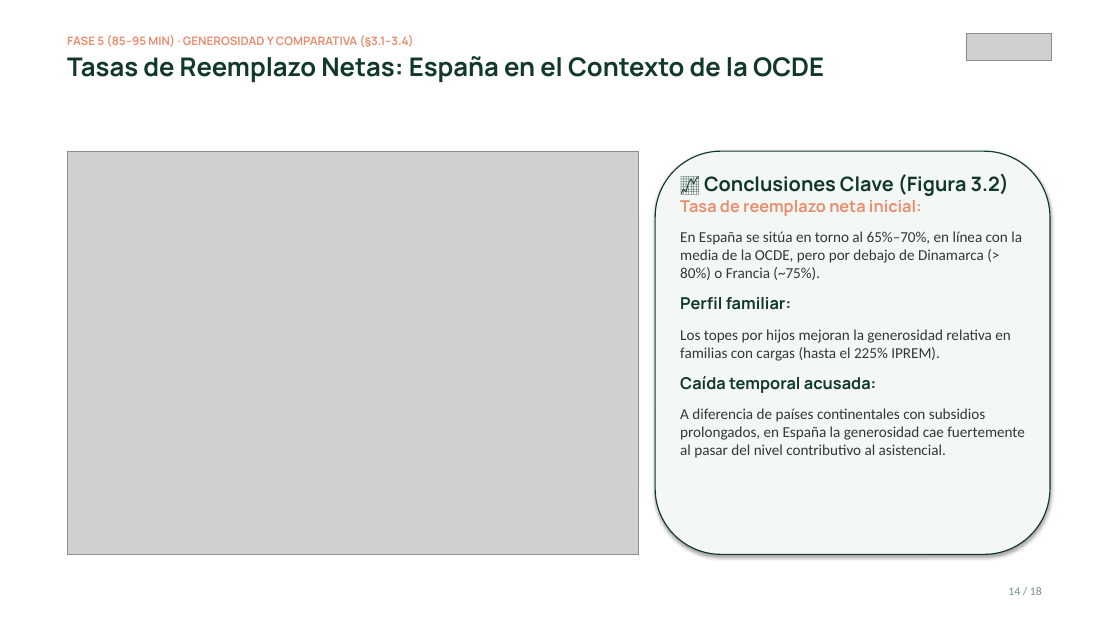
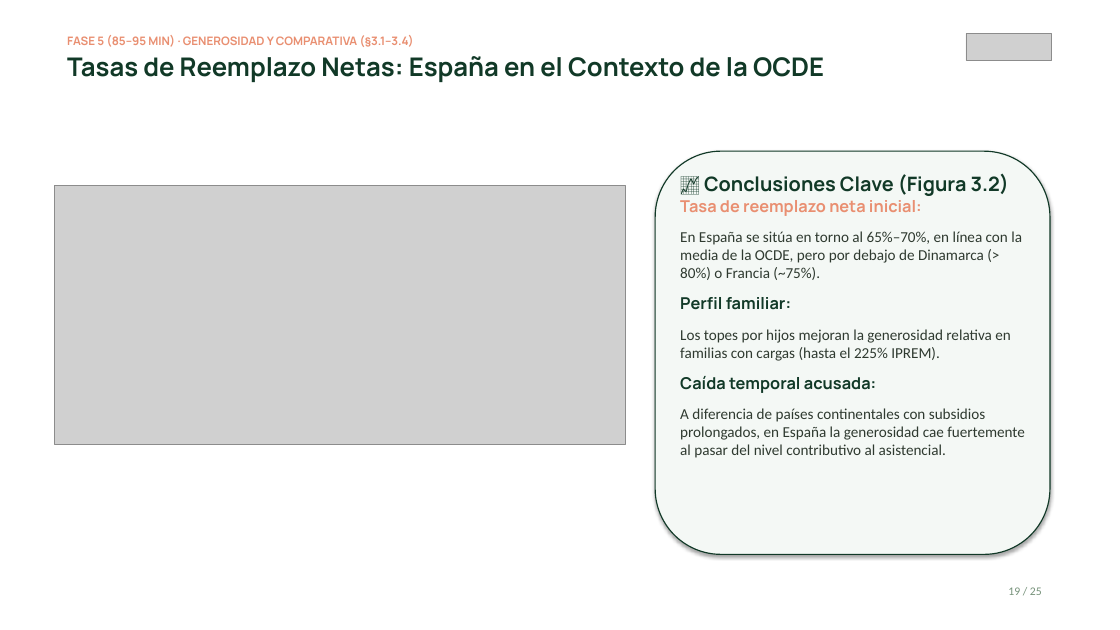
Before and after one commit to mhidper/PSSLL2627, a slide deck: slide 19 of Temas EB/Sesiones EB/Sesion 09/Sesion 09 - Por que proteger al desempleado y como lo hace Espana.pptx (slide 14 before the commit). Drawn at 1120x630 pixels with LibreOffice and Linux fonts; fonts in the diff are those of the drawing; grey boxes stand for pictures. Boxes give left, top, right and bottom in pixels: in the first picture for what was removed or moved away, otherwise in the second. Text is boxed around its words. In the diff, an @@ line names an element or a change of style, - is before the commit and + after.

```diff
--- a/Temas EB/Sesiones EB/Sesion 09/Sesion 09 - Por que proteger al desempleado y como lo hace Espana.pptx
+++ b/Temas EB/Sesiones EB/Sesion 09/Sesion 09 - Por que proteger al desempleado y como lo hace Espana.pptx
@@ picture: place and size @@
-picture at bbox=[67, 151, 639, 555]
+picture at bbox=[55, 186, 626, 444]
@@ text at bbox=[1008, 587, 1042, 595]: text changed @@
-14 / 18
+19 / 25
```
Also in this commit, not shown: 16 other slides changed, 7 slides added, 25 other files.
